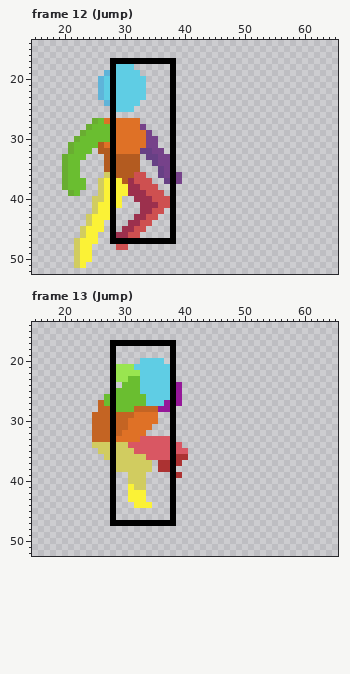
A pixel-art file gets an edit: Assets/Art/Characters/Testingsson/Testingsson.aseprite. This is how it looked before the edit.
66x64 pixels, 47 frames. Shown: frame 12 (Jump): x 15..65, y 14..52; frame 13 (Jump): x 15..65, y 14..52. The commit also changed other frames, which this record leaves out.
New version:
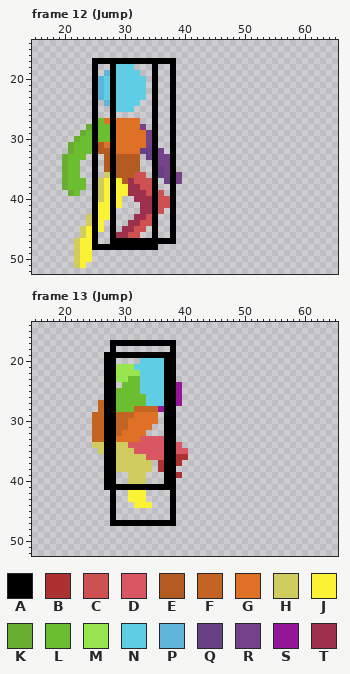
Palette (. is transparent): A #000000  B #ac3232  C #ce5050  D #d95763  E #b35b20  F #c46423  G #df7126  H #d1cc60  J #fbf236  K #69ad31  L #6abe30  M #99e550  N #5fcde4  P #5fb4d9  Q #674085  R #76428a  S #951799  T #9c304d
Edits made:
layer "@boxCollider('Colliders/Hurtbox')" now shown
--- frame 12 (Jump), layer "@boxCollider('Colliders/Hurtbox')"
@@ x 23..37 @@
 16 ...............
-17 .....AAAAAAAAAA
-18 .....ANNN......
-19 ....PANNNN.....
-20 ...PNANNNNN....
-21 ...PNANNNNN....
-22 ...PNANNNNN....
-23 ...PNANNNNN....
-24 ....PANNNN.....
-25 .....ANNN......
-26 .....A.........
-27 ..KLGAGGGG.....
-28 .KLLLAGGGGR....
-29 KLLLLAGGGGGR...
-30 LLLLLAGGGGGRR..
-31 LLLEGAGGGGGRR..
-32 LL.EEAGGGGQQRR.
-33 L...EAEEEE.QQRR
-34 ....EAEEEE..QRR
-35 ....EAEEEE...QR
-36 ....HAEEECC..QR
-37 L..HJAJETCCC..Q
-38 L..HJAJJTTCCC..
-39 ...HJAJJTTTCCC.
-40 ..HHJAJ..TTTCCC
-41 ..HJJAJ...TTTCC
-42 ..HJJA....TTCC.
-43 .HJJJA...TTCC..
-44 .HJJ.A..TTCC...
-45 HJJJ.A.TTCC....
-46 HJJ..ATTCC.....
-47 JJJ..AAAAAAAAAA
-48 JJ....CC.......
+17 ..AAAAAAAAAAAAA
+18 ..A..ANNN...A..
+19 ..A.PANNNN..A..
+20 ..APNANNNNN.A..
+21 ..APNANNNNN.A..
+22 ..APNANNNNN.A..
+23 ..APNANNNNN.A..
+24 ..A.PANNNN..A..
+25 ..A..ANNN...A..
+26 ..A..A......A..
+27 ..ALGAGGGG..A..
+28 .KALLAGGGGR.A..
+29 KLALLAGGGGGRA..
+30 LLALLAGGGGGRA..
+31 LLAEGAGGGGGRA..
+32 LLAEEAGGGGQQAR.
+33 L.A.EAEEEE.QARR
+34 ..A.EAEEEE..ARR
+35 ..A.EAEEEE..AQR
+36 ..A.HAEEECC.AQR
+37 L.AHJAJETCCCA.Q
+38 L.AHJAJJTTCCA..
+39 ..AHJAJJTTTCAC.
+40 ..AHJAJ..TTTACC
+41 ..AJJAJ...TTACC
+42 ..AJJA....TTAC.
+43 .HAJJA...TTCA..
+44 .HAJ.A..TTCCA..
+45 HJAJ.A.TTCC.A..
+46 HJA..ATTCC..A..
+47 JJA..AAAAAAAAAA
+48 JJAAAAAAAAAAA..
 49 JJ.............
--- frame 13 (Jump), layer "@boxCollider('Colliders/Hurtbox')"
@@ x 25..39 @@
 18 ...A.........A.
-19 ...A.........A.
-20 ...A....NNNN.A.
-21 ...AMMMNNNNNNA.
-22 ...AMMMMNNNNNA.
-23 ...AMMLLNNNNNA.
-24 ...A.LLLNNNNNAS
-25 ...ALLLLNNNNNAS
-26 ..LALLLLLNNNNAS
-27 .FLALLLLLNNNSAS
-28 .FFALLLFFFFSSA.
-29 FFFAFFFGGGG..A.
-30 FFFAFFGGGGG..A.
-31 FFFAFFGGGG...A.
-32 FFFAFGGGG....A.
-33 FFFAGGGGDDDDDA.
-34 HHHAHHDDDDDDDAD
-35 .HHAHHHDDDDDDAD
-36 ..HAHHHHHDDDDAB
-37 ...AHHHHHH.BBAB
-38 ...AHHHHHH.BBA.
-39 ...A..HHH....AB
-40 ...A..HHH....A.
-41 ...A..JHH....A.
+19 ..AAAAAAAAAAAA.
+20 ..AA....NNNNAA.
+21 ..AAMMMNNNNNAA.
+22 ..AAMMMMNNNNAA.
+23 ..AAMMLLNNNNAA.
+24 ..AA.LLLNNNNAAS
+25 ..AALLLLNNNNAAS
+26 ..AALLLLLNNNAAS
+27 .FAALLLLLNNNAAS
+28 .FAALLLFFFFSAA.
+29 FFAAFFFGGGG.AA.
+30 FFAAFFGGGGG.AA.
+31 FFAAFFGGGG..AA.
+32 FFAAFGGGG...AA.
+33 FFAAGGGGDDDDAA.
+34 HHAAHHDDDDDDAAD
+35 .HAAHHHDDDDDAAD
+36 ..AAHHHHHDDDAAB
+37 ..AAHHHHHH.BAAB
+38 ..AAHHHHHH.BAA.
+39 ..AA..HHH...AAB
+40 ..AA..HHH...AA.
+41 ..AAAAAAAAAAAA.
 42 ...A..JJJ....A.
Changed places in both pictures, as pixel boxes (x1, y1, x2, y2):
changed: (92, 58, 158, 250)
changed: (104, 352, 170, 490)
